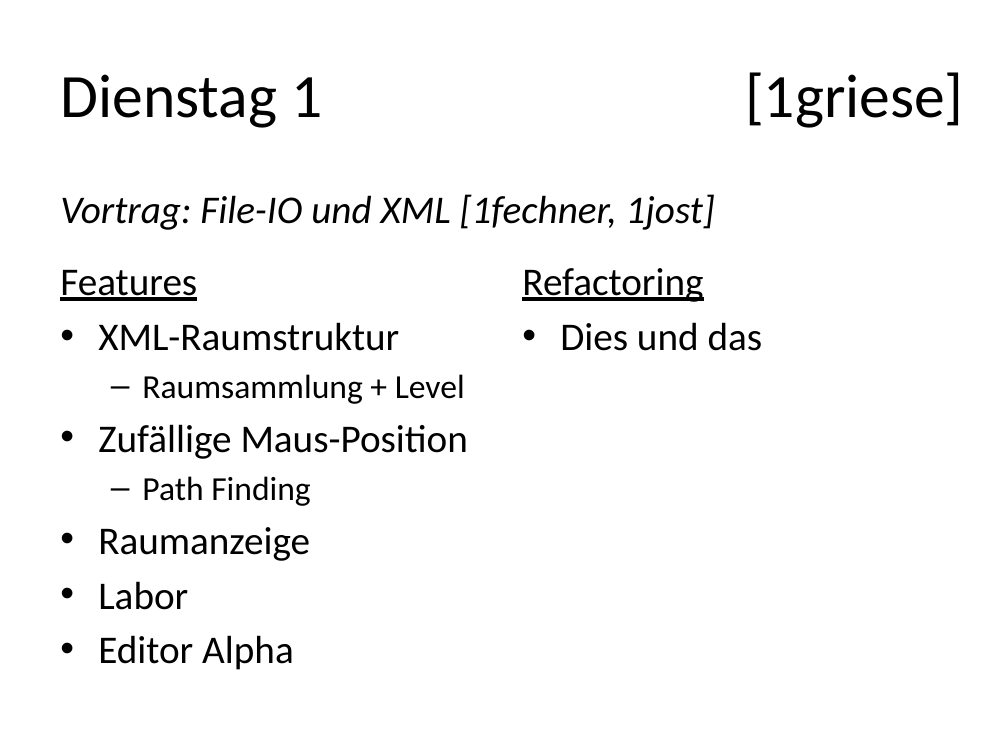
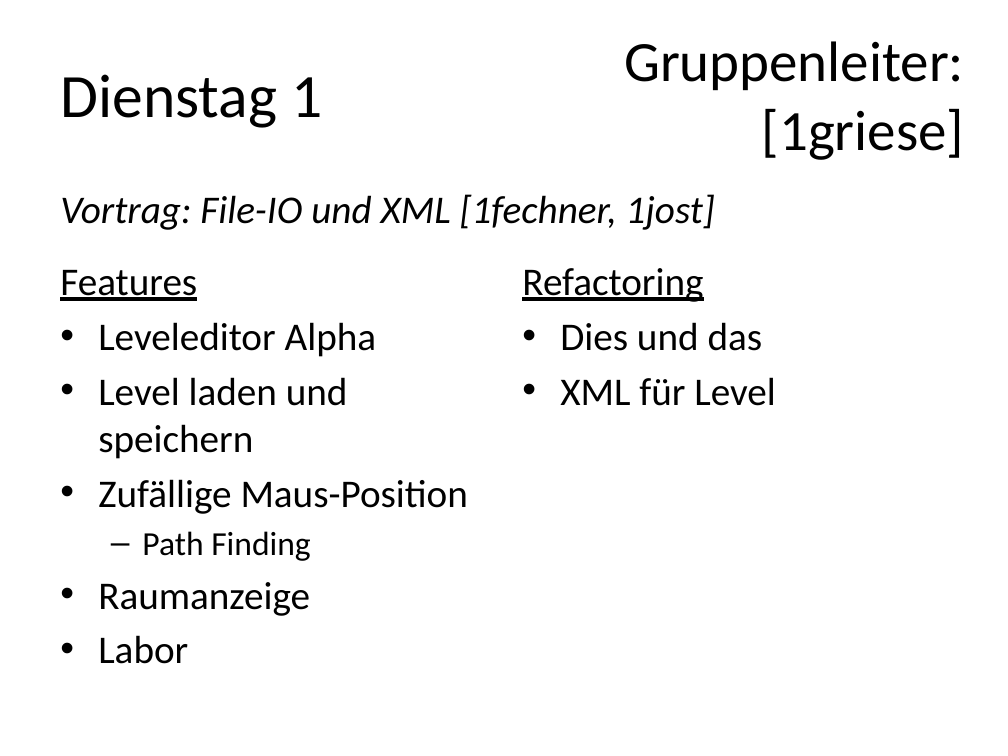
Before and after one commit to FlaShG/SEP12, a slide deck: slide 10 of vortraege/Präsentation_01.pptx (slide 4 before the commit). Drawn at 1008x756 pixels with LibreOffice and Linux fonts; fonts in the diff are those of the drawing. Boxes give left, top, right and bottom in pixels: in the first picture for what was removed or moved away, otherwise in the second. Text is boxed around its words. In the diff, an @@ line names an element or a change of style, - is before the commit and + after.

```diff
--- a/vortraege/Präsentation_01.pptx
+++ b/vortraege/Präsentation_01.pptx
@@ text at (624,41,964,91): paragraph added @@
+Gruppenleiter:
@@ text at (762,108,964,160): size 44 to 40.7 pt in "[1griese]" @@
@@ text at (98,322,377,459): text changed; size 24 to 28 pt @@
-• XML-Raumstruktur
-  – Raumsammlung + Level
+• Leveleditor Alpha
+• Level laden und speichern
@@ text at (560,377,775,406): paragraph added @@
+• XML für Level
@@ text at (98,635,294,670): paragraph removed @@
-• Editor Alpha
```
Also in this commit, not shown: 9 other slides changed, 6 slides added, 1 other file.
